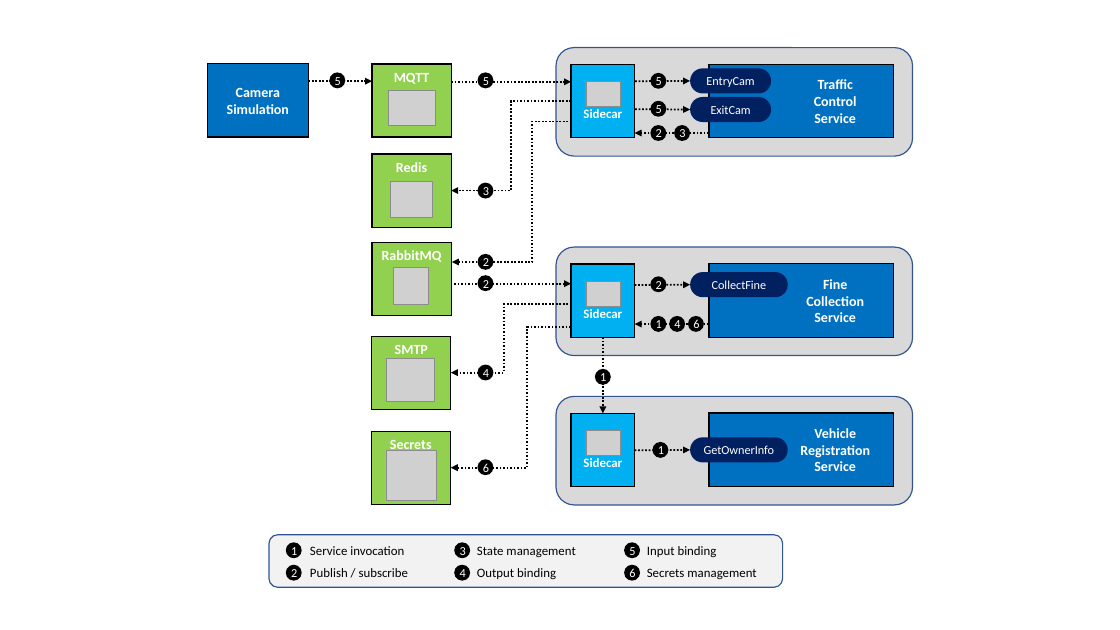
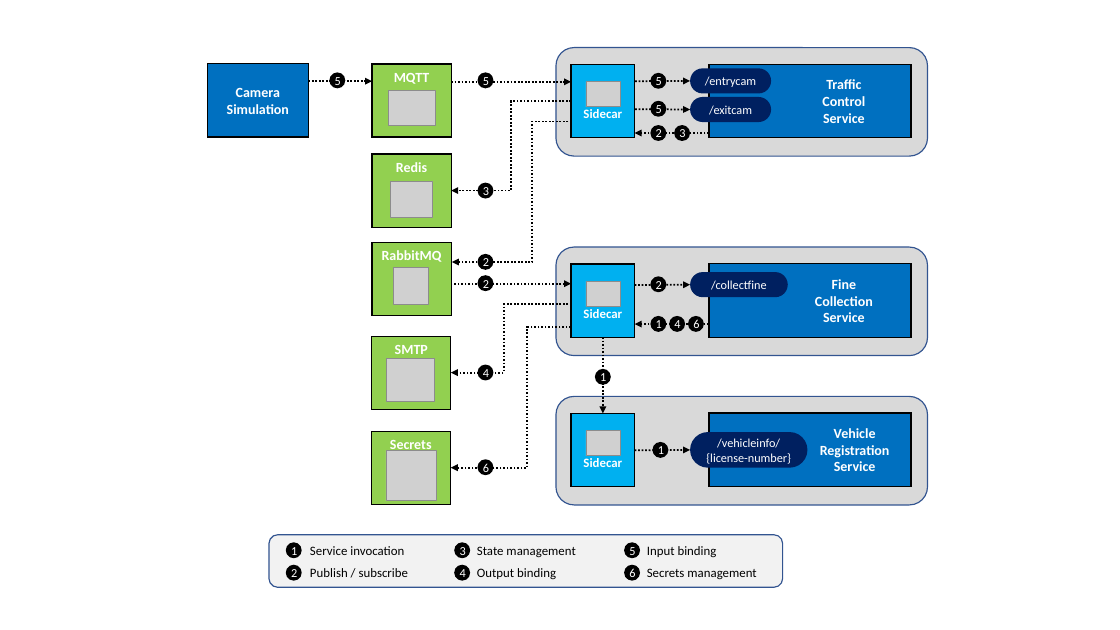
Before and after one commit to EdwinVW/dapr-traffic-control, a slide deck: slide 4 of Figures.pptx. Drawn at 1120x630 pixels with LibreOffice and Linux fonts; fonts in the diff are those of the drawing; grey boxes stand for pictures. Boxes give left, top, right and bottom in pixels: in the first picture for what was removed or moved away, otherwise in the second. Text is boxed around its words. In the diff, an @@ line names an element or a change of style, - is before the commit and + after.

```diff
--- a/Figures.pptx
+++ b/Figures.pptx
@@ rounded rectangle: place and size @@
-rounded rectangle at bbox=[556, 48, 912, 156]
+rounded rectangle at bbox=[556, 48, 928, 156]
@@ text in rounded rectangle at bbox=[705, 76, 756, 87]: text changed @@
-EntryCam
+/entrycam
@@ rectangle "Traffic": place and size @@
-rectangle "Traffic" at bbox=[709, 65, 894, 138]
+rectangle "Traffic" at bbox=[709, 65, 912, 138]
@@ text in rounded rectangle at bbox=[709, 105, 752, 115]: text changed @@
-ExitCam
+/exitcam
@@ rounded rectangle: place and size @@
-rounded rectangle at bbox=[556, 247, 912, 355]
+rounded rectangle at bbox=[556, 247, 928, 355]
@@ rectangle "Fine": place and size @@
-rectangle "Fine" at bbox=[709, 264, 894, 338]
+rectangle "Fine" at bbox=[709, 264, 912, 338]
@@ text in rounded rectangle at bbox=[711, 280, 766, 290]: text changed @@
-CollectFine
+/collectfine
@@ rounded rectangle: place and size @@
-rounded rectangle at bbox=[556, 397, 912, 505]
+rounded rectangle at bbox=[556, 397, 928, 505]
@@ rectangle "Vehicle": place and size @@
-rectangle "Vehicle" at bbox=[709, 413, 894, 486]
+rectangle "Vehicle" at bbox=[709, 413, 912, 486]
@@ rounded rectangle "/vehicleinfo/ {license-number}": place and size @@
-rounded rectangle "/vehicleinfo/ {license-number}" at bbox=[691, 438, 788, 463]
+rounded rectangle "/vehicleinfo/ {license-number}" at bbox=[691, 432, 808, 467]
@@ text in rounded rectangle at bbox=[706, 438, 791, 464]: text changed @@
-GetOwnerInfo
+/vehicleinfo/
+{license-number}
```
Also in this commit, not shown: 3 other slides changed, 7 other files.
